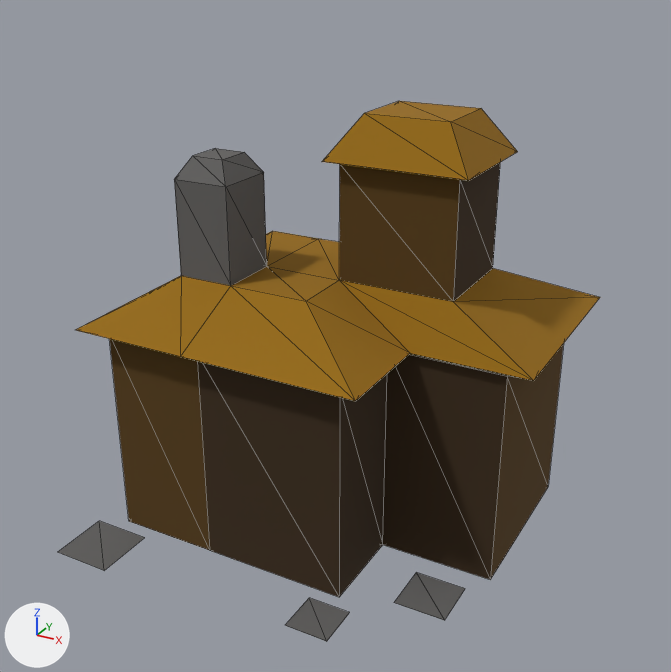
The glTF model models/house2.glb as it was, and as the next commit left it.
Rendered twice from a camera (50 mm lens) standing at (16.5, -30.0, 23.2) and looking at (0.4, -0.7, 8.6). The lights are fixed; the arrows at lower left show +X, +Y and +Z. Mesh edges are drawn as thin lines. Vertices at the same position are counted once.
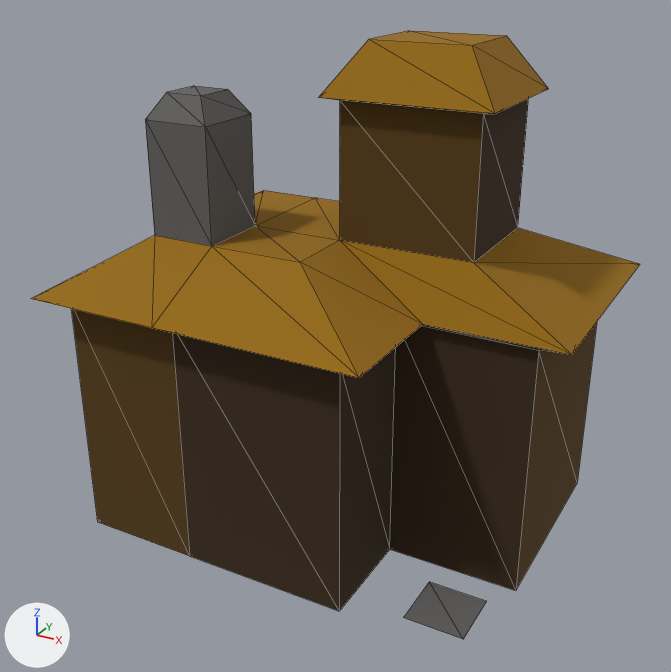
What differs and where, as boxes (x1, y1, x2, y2) in the pictures (671 x 672 px; the box of a moved part takes in the faces that stretch with it):
'Cube', reshaped, moved, turned, rescaled: before (58, 101, 600, 642); after (31, 30, 640, 639)
part 1 of me_cube_002, moved or reshaped: before (76, 101, 600, 597); after (31, 30, 640, 611)
part 2 of me_cube_002, deleted: before (394, 572, 465, 621)
part 3 of me_cube_002, deleted: before (58, 521, 144, 570)
part 4 of me_cube_002, deleted: before (285, 598, 350, 642)
part 5 of me_cube_002, added: after (404, 582, 486, 639)

Edits to the bpy script that builds the scene:
```text
Change me_cube_002:
    where me_cube_002.from_pydata(...)  # 78 vertices, 128 faces; spans x -2.15..2.26, y -0.95..8.3, z -1.56..2.68
    used by ob_cube; location = (0.0, 2.0, 1.9); rotation_euler = (1.571, 0.0, 0.0), in degrees (90, 0, 0); scale = (3.84, 1.84, 3.84)
    verts and faces of me_cube_002; kept vertices keep their numbers, new ones are numbered from 78
    me_cube_002 part 1: the loose piece of 62 vertices spanning x -2.1..2.26, y -0.95..8.3, z -1.33..2.1 is multiplied about its middle by the matrix ((4.388, 0.0, 0.0), (0.0, 0.0, 4.388), (0.0, -2.108, 0.0)), then moved by (0.27, -4.25, -10.37)
    me_cube_002 part 2: the loose piece of 4 vertices spanning x 1.29..1.82, y -0.95, z 1.16..1.7 is deleted
    me_cube_002 part 3: the loose piece of 4 vertices spanning x -2.15..-1.51, y -0.95, z 2.03..2.68 is deleted
    me_cube_002 part 4: the loose piece of 4 vertices spanning x 0.53..0.98, y -0.95, z 2.03..2.48 is deleted
    me_cube_002 part 5
    add verts[78] = (7.99, 5.19, -0.24)  # pixel (463, 639)
    add verts[79] = (7.99, 2.86, -0.24)  # pixel (486, 601)
    add verts[80] = (5.66, 2.86, -0.24)  # pixel (429, 581)
    add verts[81] = (5.66, 5.19, -0.24)  # pixel (403, 617)
    add faces += [(78, 79, 80), (78, 80, 81)]  # mat_stone_001 (dark grey #615f5e)
Change ob_cube:
    ob_cube.scale: (3.84, 1.84, 3.84) -> (1.0, 1.0, 1.0)
    ob_cube.location: (0.0, 2.0, 1.9) -> (0.0, 0.0, 0.0)
    ob_cube.rotation_euler: (1.571, 0.0, 0.0) -> (-3.142, 0.0, 0.0)  # degrees (90, 0, 0) -> degrees (-180, 0, 0)
```
